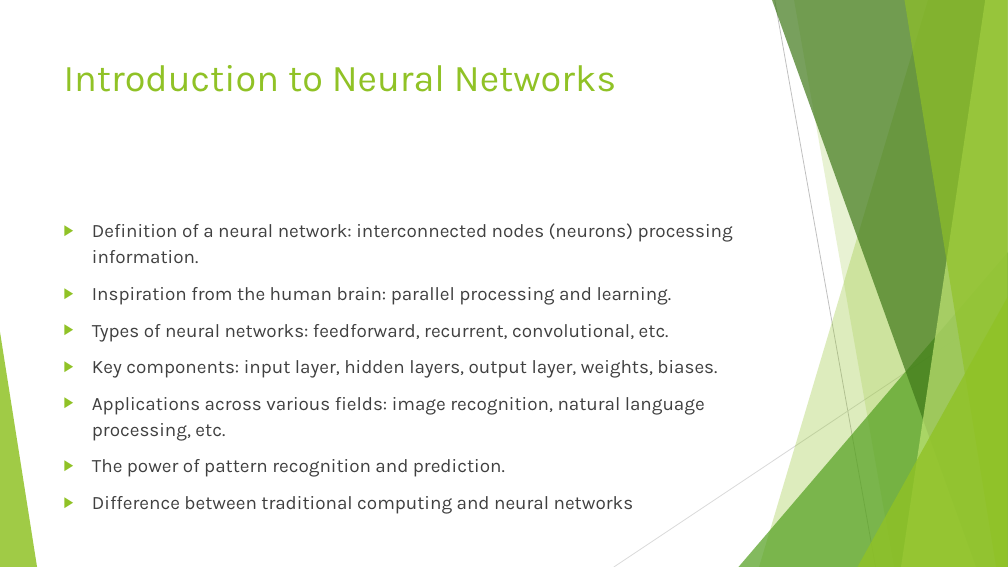
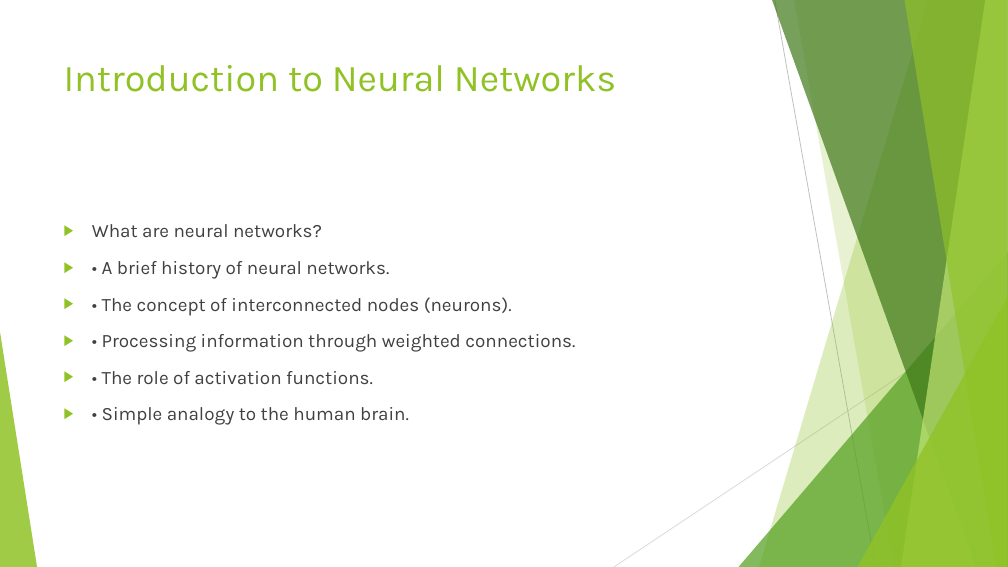
Before and after one commit to shubhamb025/Pdf_to_presentation_GenAI, a slide deck: slide 4 of output/topic_neural_networks.pptx. Drawn at 1008x567 pixels with LibreOffice and Linux fonts; fonts in the diff are those of the drawing. Boxes give left, top, right and bottom in pixels: in the first picture for what was removed or moved away, otherwise in the second. Text is boxed around its words. In the diff, an @@ line names an element or a change of style, - is before the commit and + after.

Commit message:
Ai Images

```diff
--- a/output/topic_neural_networks.pptx
+++ b/output/topic_neural_networks.pptx
@@ text at (x1=92, y1=224, x2=575, y2=425): text changed @@
-▶ Definition of a neural network: interconnected nodes (neurons) processing information.
-▶ Inspiration from the human brain: parallel processing and learning.
-▶ Types of neural networks: feedforward, recurrent, convolutional, etc.
-▶ Key components: input layer, hidden layers, output layer, weights, biases.
-▶ Applications across various fields: image recognition, natural language processing, etc.
-▶ The power of pattern recognition and prediction.
-▶ Difference between traditional computing and neural networks
+▶ What are neural networks?
+▶ • A brief history of neural networks.
+▶ • The concept of interconnected nodes (neurons).
+▶ • Processing information through weighted connections.
+▶ • The role of activation functions.
+▶ • Simple analogy to the human brain.
```
Also in this commit, not shown: 7 other slides changed, 3 slides added, 3 slides removed, 9 other files.
